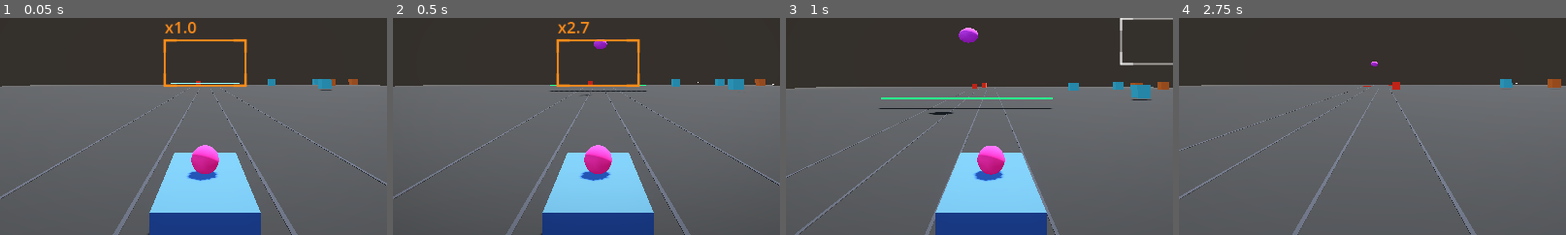
Above: before the commit, frames 1-4 (left to right).
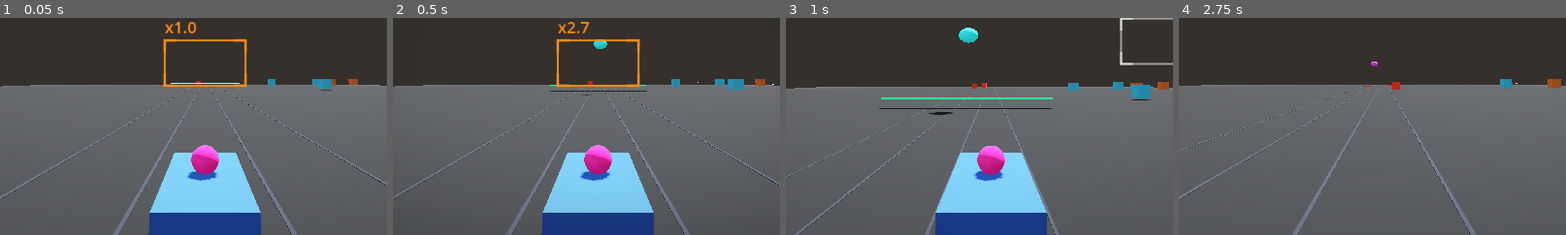
Above: after the commit, the same moments.

Repository: Wasumyon/war-idols
Game: Godot game, scene res://slice.tscn
The game is run twice, just before and just after one commit, with the same random seed, the same clock (stepped at 60 frames per second) and the same inputs. This scene is started directly instead of the project's main scene.
Inputs (mouse positions are % of the whole screen's width and height, from its top left):
- Up to frame 1 (0.05 s): no input
- Up to frame 2 (0.5 s): no input
- Up to frame 3 (1 s): tap Enter at 0.5 s; move the mouse to (72, 45) at 0.52 s; hold D (turnRight) from 0.53 s (still down); tap Ctrl (drift) at 0.6 s; click (72, 45) at 0.67 s; tap Space (jump) at 0.77 s
- Up to frame 4 (2.75 s): move the mouse to (30, 55) at 1.27 s; release D (turnRight) at 1.28 s; hold S (brake) 1.28-2.03 s; tap R at 1.35 s; tap Space (jump) at 1.52 s; move the mouse to (60, 28) at 2.02 s; hold D (turnRight) from 2.03 s (still down); hold Shift from 2.03 s (still down)
The pictures show only the part of the screen within x 24-73%, y 40-90%; the shares and areas given below are measured in that part.

Frame 1 is identical in both runs. In frame 2, 0.1% of the frame differs, in the area x 51-56%, y 9-15%; in frame 3, 0.3%, in the area x 44-50%, y 4-12%; in frame 4, less than 0.1%.

Commit message:
Drone bodies tinted by munition type (orange/yellow/cyan/purple)

Diff:
--- a/car/slice/drone.gd
+++ b/car/slice/drone.gd
@@ -82,9 +82,12 @@
 	ball.height = 2.4
 	mesh.mesh = ball
 	var mat := StandardMaterial3D.new()
-	mat.albedo_color = Color(0.75, 0.25, 0.9)
+	var base := _shot_color()
+	_base_albedo = base
+	_base_emission = base * 0.55
+	mat.albedo_color = _base_albedo
 	mat.emission_enabled = true
-	mat.emission = Color(0.35, 0.08, 0.5)
+	mat.emission = _base_emission
 	mesh.material_override = mat
 	_mat = mat
 	add_child(mesh)
@@ -216,6 +219,19 @@
 	_mat.albedo_color = Color(1, 1, 1) if on else _base_albedo
 
 
+## Body colour advertises this drone's munition, so you can read the threat.
+func _shot_color() -> Color:
+	match shot:
+		Shot.ORANGE:
+			return Color(1.0, 0.55, 0.1)
+		Shot.YELLOW:
+			return Color(1.0, 0.9, 0.2)
+		Shot.CYAN:
+			return Color(0.2, 1.0, 1.0)
+		_:
+			return Color(0.75, 0.25, 0.9)   # beam drone stays purple
+
+
 func _fire_beam() -> void:
 	if _runner != null and global_position.distance_to(_runner.global_position) < min_range:
 		return   # deadzone: too close to fire
